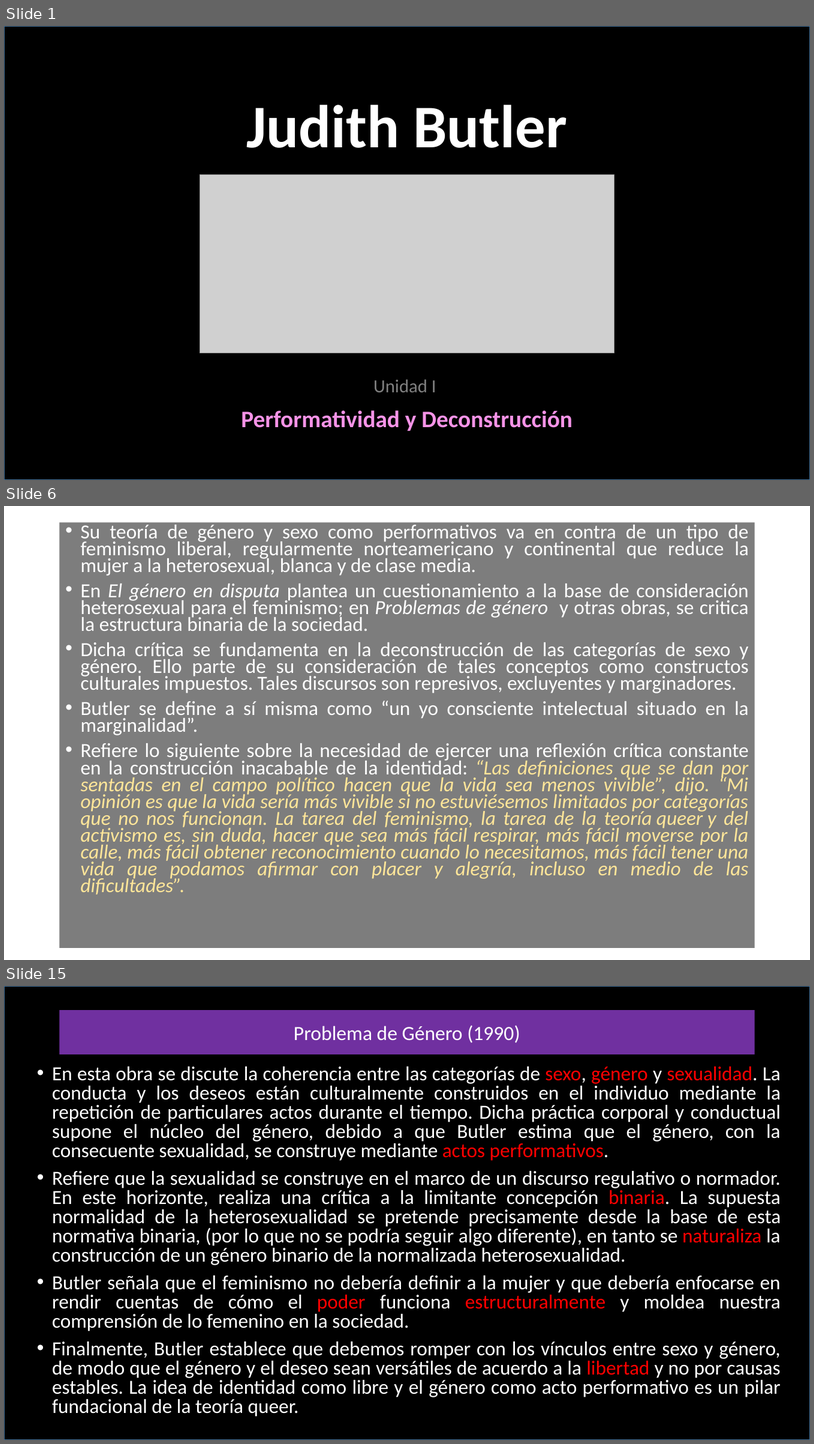
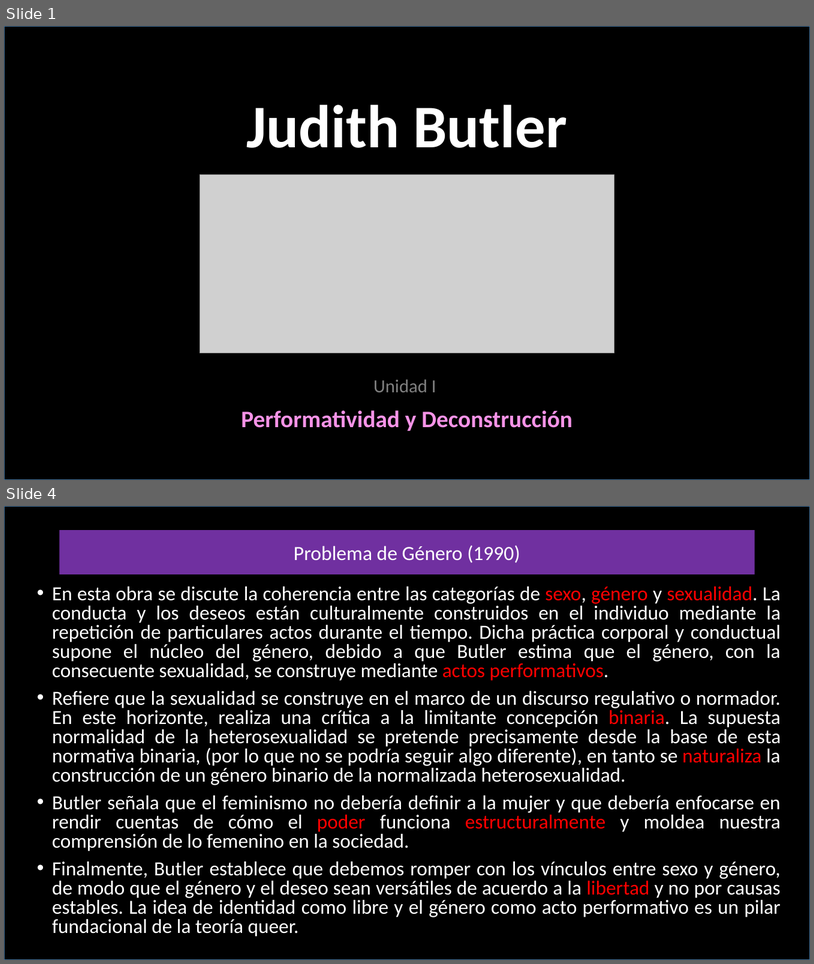
Before and after one commit to zaboltar/zaboltar.github.io, a slide deck: assets uarm/2019 sol-penscri-justfilpol/Documentos para S E B/Judith Butler-Resumen.pptx. Shown one above the other, each under a label of ours: slides 1, 6 and 15 before the commit, slides 1 and 4 after it; the slides between them are not shown. The pictures are 814x1444 and 814x964 pixels, drawn with LibreOffice and Linux fonts; fonts in the diff are those of the drawing; grey boxes stand for pictures; background and template pictures are left out. Boxes give left, top, right and bottom in pixels: in the first picture for what was removed or moved away, otherwise in the second. Text is boxed around its words. In the diff, an @@ line names an element or a change of style, - is before the commit and + after.

```diff
--- a/assets uarm/2019 sol-penscri-justfilpol/Documentos para S E B/Judith Butler-Resumen.pptx
+++ b/assets uarm/2019 sol-penscri-justfilpol/Documentos para S E B/Judith Butler-Resumen.pptx
@@ slide 6 removed at [4, 506, 810, 960], background picture (left out) @@
@@ text removed at [60, 522, 755, 948] @@
-• Su teoría de género y sexo como performativos va en contra de un tipo de feminismo liberal, regularmente norteamericano y continental que reduce la mujer a la heterosexual, blanca y de clase media.
-• En El género en disputa plantea un cuestionamiento a la base de consideración heterosexual para el feminismo; en Problemas de género y otras obras, se critica la estructura binaria de la sociedad.
-• Dicha crítica se fundamenta en la deconstrucción de las categorías de sexo y género. Ello parte de su consideración de tales conceptos como constructos culturales impuestos. Tales discursos son represivos, excluyentes y marginadores.
-• Butler se define a sí misma como “un yo consciente intelectual situado en la marginalidad”.
-• Refiere lo siguiente sobre la necesidad de ejercer una reflexión crítica constante en la construcción inacabable de la identidad: “Las definiciones que se dan por sentadas en el campo político hacen que la vida sea menos vivible”, dijo. “Mi opinión es que la vida sería más vivible si no estuviésemos limitados por categorías que no nos funcionan. La tarea del feminismo, la tarea de la teoría queer y del activismo es, sin duda, hacer que sea más fácil respirar, más fácil moverse por la calle, más fácil obtener reconocimiento cuando lo necesitamos, más fácil tener una vida que podamos afirmar con placer y alegría, incluso en medio de las dificultades”.
@@ what was slide 15 is now slide 4 @@
```
Also in this commit, not shown: 6 slides changed, 15 other slides removed, 10 other files.
